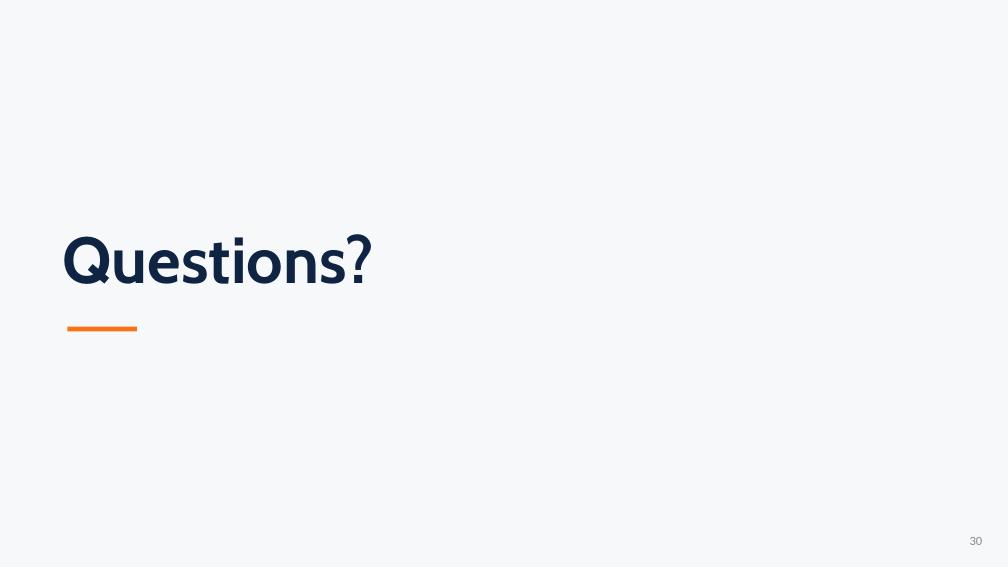
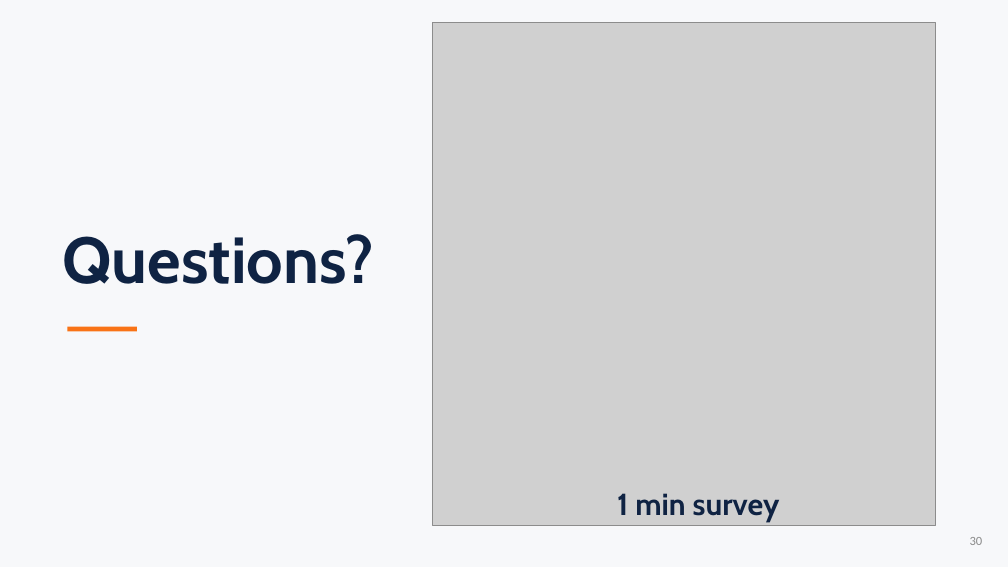
Before and after one commit to sefop/sefop-sctc-2026, a slide deck: slide 30 of SCTC-2026-Airlines-Optimization-Workshop.pptx. Drawn at 1008x567 pixels with LibreOffice and Linux fonts; fonts in the diff are those of the drawing; grey boxes stand for pictures. Boxes give left, top, right and bottom in pixels: in the first picture for what was removed or moved away, otherwise in the second. Text is boxed around its words. In the diff, an @@ line names an element or a change of style, - is before the commit and + after.

```diff
--- a/SCTC-2026-Airlines-Optimization-Workshop.pptx
+++ b/SCTC-2026-Airlines-Optimization-Workshop.pptx
@@ picture added at [433,23,935,526] @@
@@ text added at [617,493,780,522], 29 pt, text #0F2343, bold @@
+1 min survey
```
Also in this commit, not shown: 5 other slides changed, 2 other files.
